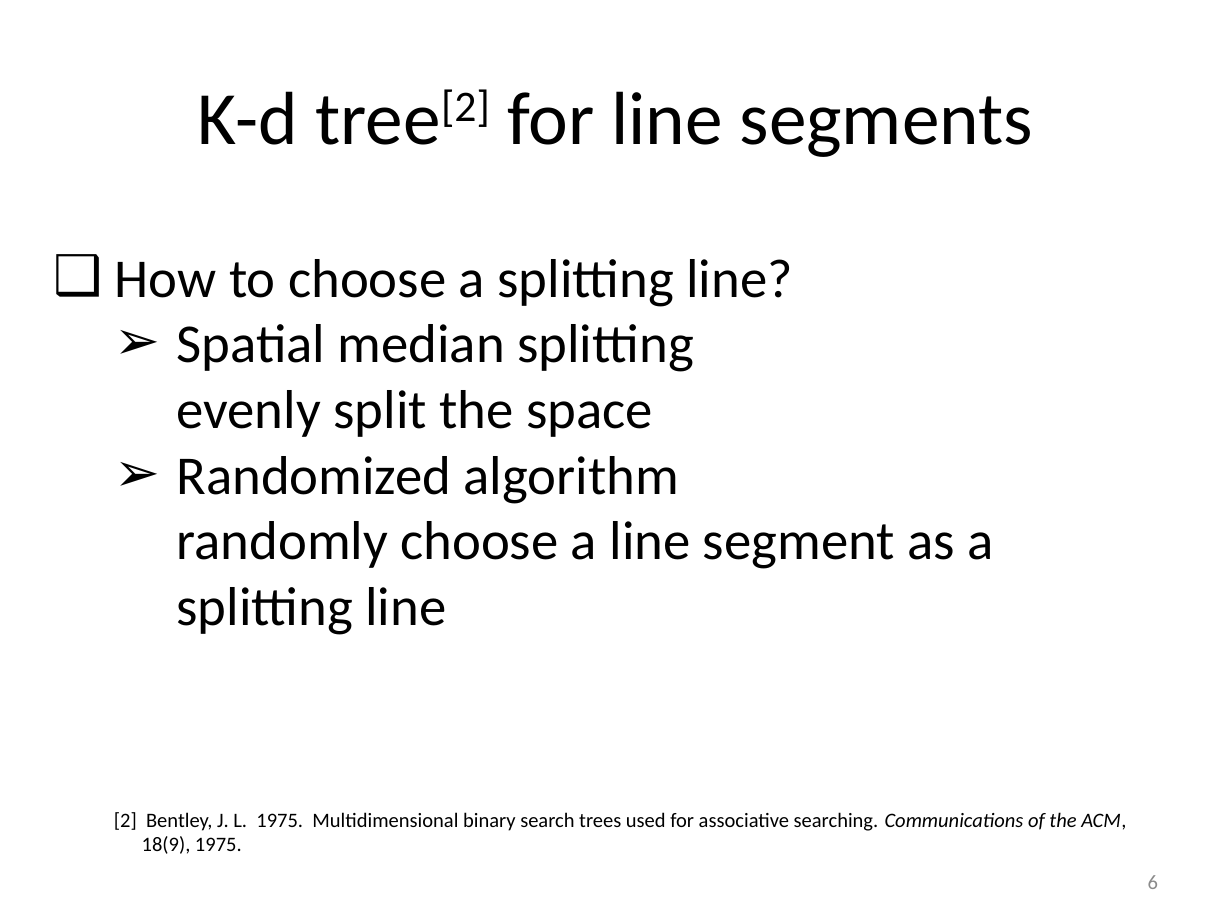
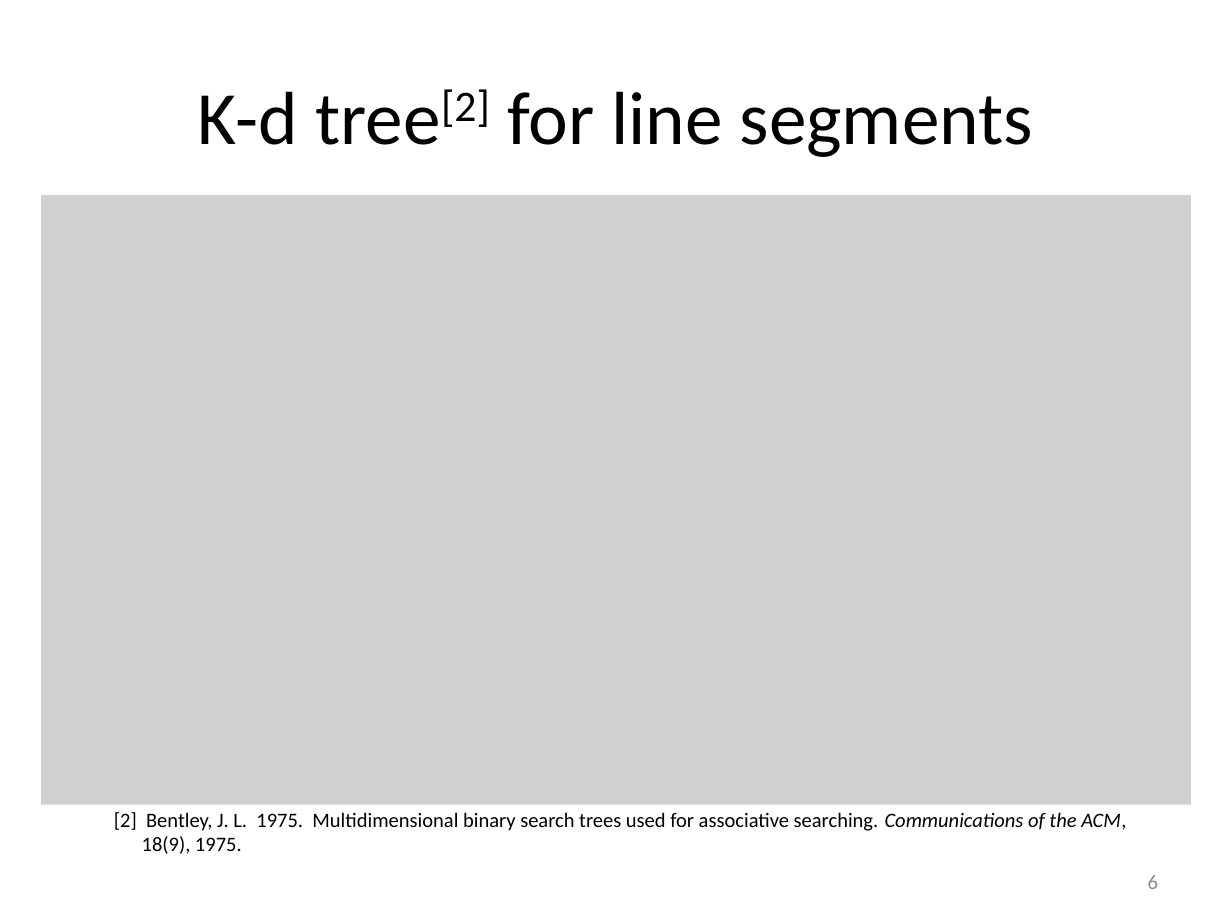
Before and after one commit to gnishida/Geometry4, a slide deck: slide 6 of final-nishida.pptx. Drawn at 1232x924 pixels with LibreOffice and Linux fonts; fonts in the diff are those of the drawing; grey boxes stand for pictures. Boxes give left, top, right and bottom in pixels: in the first picture for what was removed or moved away, otherwise in the second. Text is boxed around its words. In the diff, an @@ line names an element or a change of style, - is before the commit and + after.

```diff
--- a/final-nishida.pptx
+++ b/final-nishida.pptx
@@ picture added at (x1=41, y1=195, x2=1190, y2=804) @@
@@ text removed at (x1=115, y1=259, x2=993, y2=635) @@
-❑ How to choose a splitting line?
-  ➢ Spatial median splitting
-    evenly split the space
-  ➢ Randomized algorithm
-    randomly choose a line segment as a splitting line
```
Also in this commit, not shown: 1 other file.
